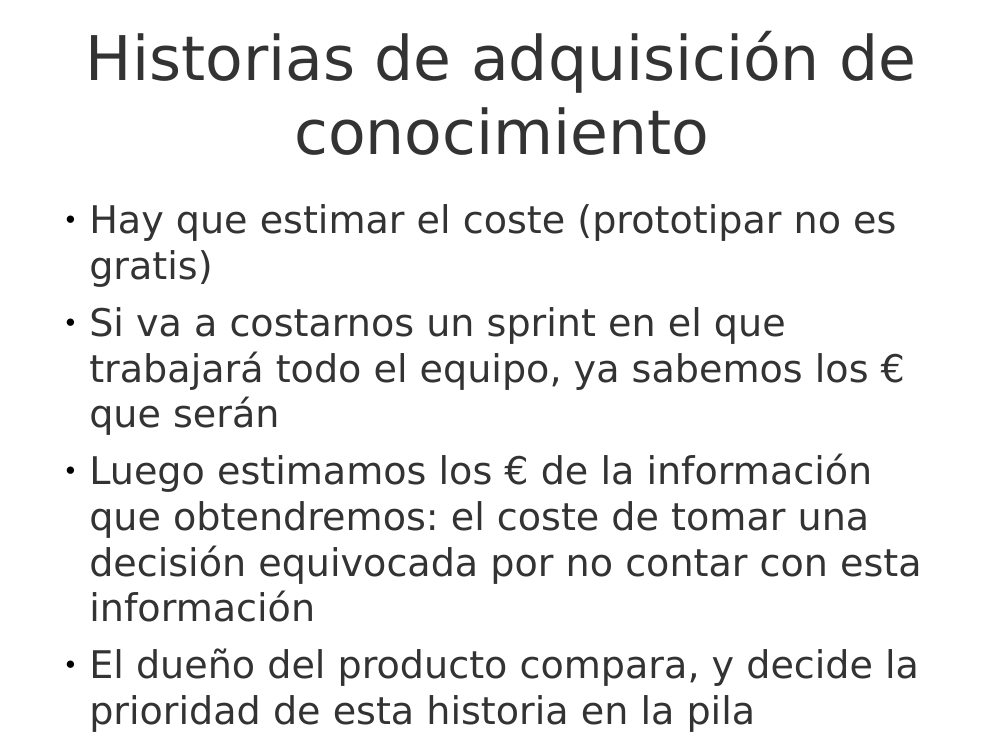
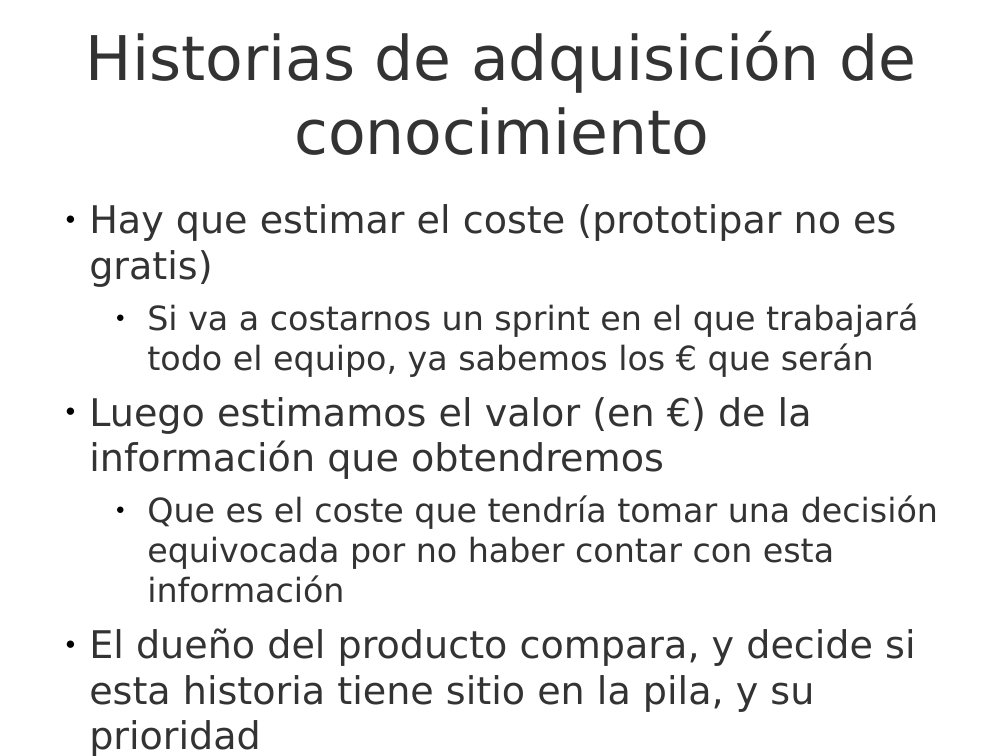
Before and after one commit to UNIZAR-30248-GeProSoft/scrum-slides, a slide deck: slide 39 of 7i_GPS-S04-Scrum-RequisitosHistoriasUsuario.odp (slide 40 before the commit). Drawn at 1008x756 pixels with LibreOffice and Linux fonts; fonts in the diff are those of the drawing; background and template pictures are left out. Boxes give left, top, right and bottom in pixels: in the first picture for what was removed or moved away, otherwise in the second. Text is boxed around its words. In the diff, an @@ line names an element or a change of style, - is before the commit and + after.

```diff
--- a/7i_GPS-S04-Scrum-RequisitosHistoriasUsuario.odp
+++ b/7i_GPS-S04-Scrum-RequisitosHistoriasUsuario.odp
@@ text at box(147, 303, 918, 377): size 27.2 to 23.8 pt in "Si va a costarnos un sprint en ..."; list level 1 to 2 in "Si va a costarnos un ..." @@
@@ text at box(89, 495, 938, 756): text changed @@
-● Luego estimamos los € de la información que obtendremos: el coste de tomar una decisión equivocada por no contar con esta información
-● El dueño del producto compara, y decide la prioridad de esta historia en la pila
+● Luego estimamos el valor (en €) de la información que obtendremos
+  ● Que es el coste que tendría tomar una decisión equivocada por no haber contar con esta información
+● El dueño del producto compara, y decide si esta historia tiene sitio en la pila, y su prioridad
```
Also in this commit, not shown: 20 other slides changed, 4 slides added, 2 slides removed, 1 other file.
